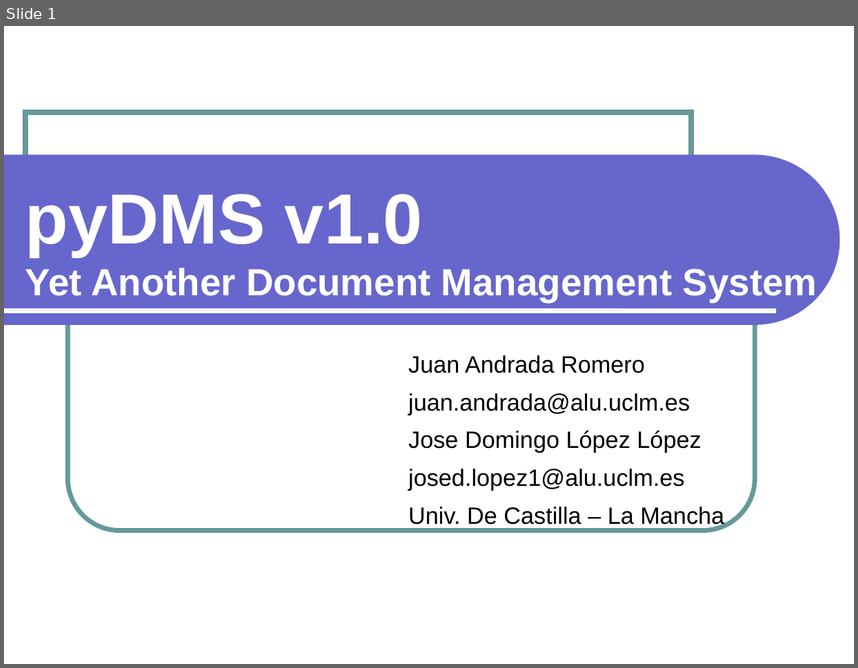
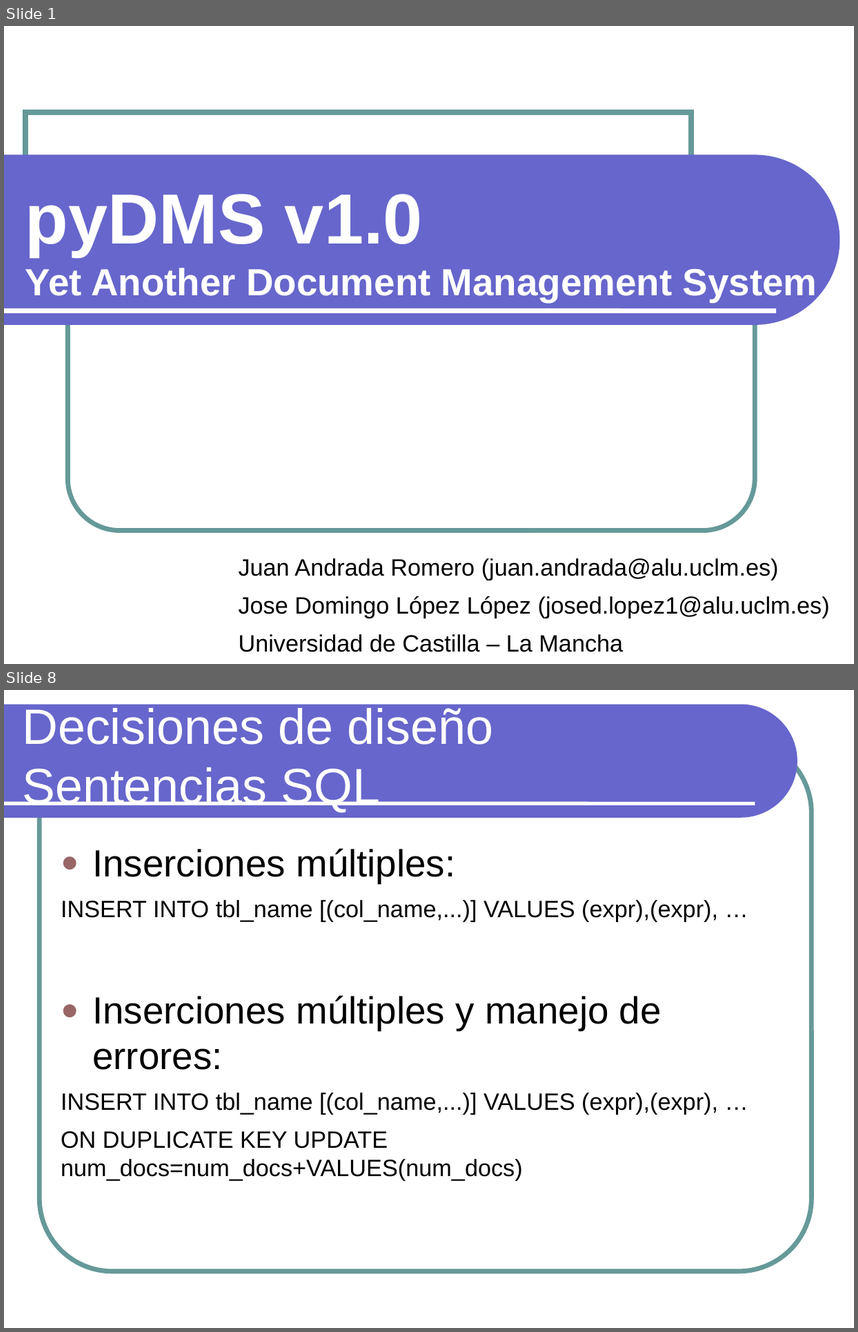
Before and after one commit to txedo/isi-practicas-5, a slide deck: ari/search-engine/doc/presentacion.odp. Shown one above the other, each under a label of ours: slide 1 before the commit, slides 1 and 8 after it; the slides between them are not shown. The pictures are 858x668 and 858x1332 pixels, drawn with LibreOffice and Linux fonts; fonts in the diff are those of the drawing. Boxes give left, top, right and bottom in pixels: in the first picture for what was removed or moved away, otherwise in the second. Text is boxed around its words. In the diff, an @@ line names an element or a change of style, - is before the commit and + after.

```diff
--- a/ari/search-engine/doc/presentacion.odp
+++ b/ari/search-engine/doc/presentacion.odp
@@ slide 8 added at box(4, 690, 854, 1328), background #FFFFFF @@
@@ freeform shape added at box(4, 704, 797, 818), fill #6666CC @@
@@ title added at box(22, 708, 493, 812), 42 pt, text #FFFFFF @@
+Decisiones de diseño
+Sentencias SQL
@@ rounded rectangle added at box(40, 739, 811, 1270), outline #669999 4 pt @@
@@ line added from (4, 803) to (755, 803), #FFFFFF 3 pt @@
@@ text added at box(61, 848, 718, 1180), 20 pt, text #000000 @@
+● Inserciones múltiples:
+INSERT INTO tbl_name [(col_name,...)] VALUES (expr),(expr), …
+● Inserciones múltiples y manejo de errores:
+INSERT INTO tbl_name [(col_name,...)] VALUES (expr),(expr), …
+ON DUPLICATE KEY UPDATE num_docs=num_docs+VALUES(num_docs)
@@ slide 1 changed as well @@
@@ subtitle at box(239, 558, 830, 652): text changed @@
-Juan Andrada Romero
-juan.andrada@alu.uclm.es
-Jose Domingo López López
-josed.lopez1@alu.uclm.es
-Univ. De Castilla – La Mancha
+Juan Andrada Romero (juan.andrada@alu.uclm.es)
+Jose Domingo López López (josed.lopez1@alu.uclm.es)
+Universidad de Castilla – La Mancha
```
Also in this commit, not shown: 23 other slides added, 7 slides removed, 3 other files.
